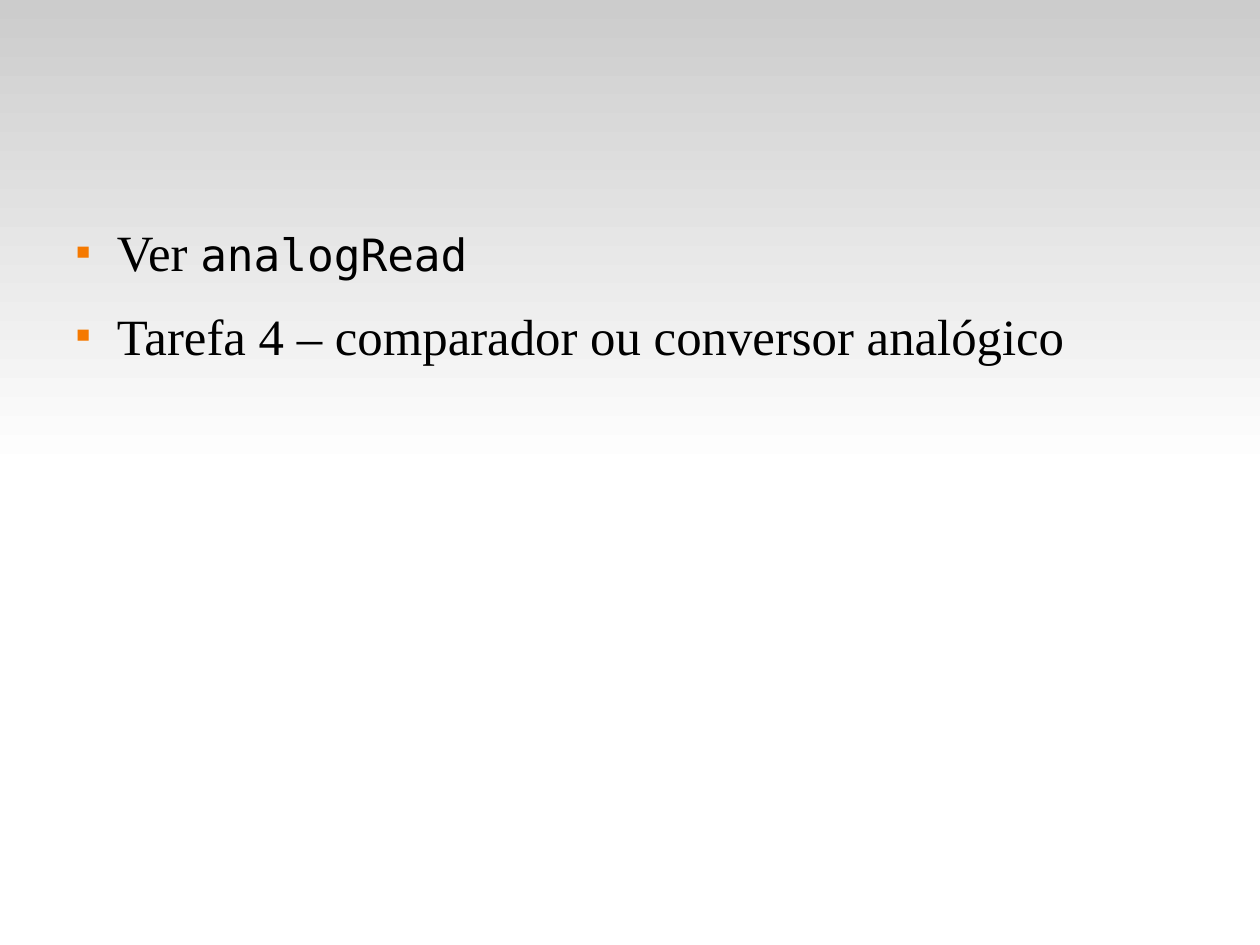
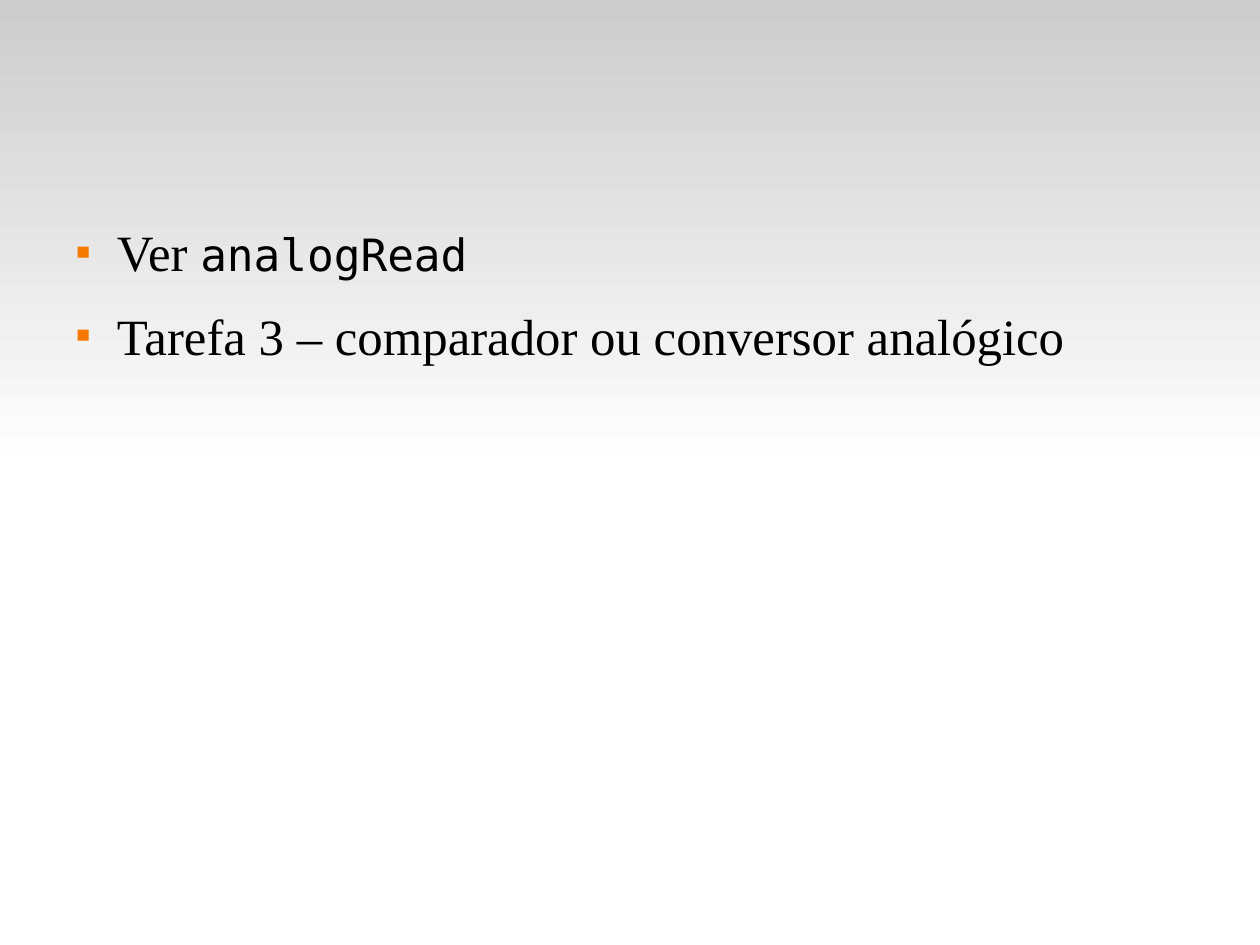
Before and after one commit to fsantanna-uerj/SE, a slide deck: slide 13 of Slides/se-03-adc.odp. Drawn at 1260x945 pixels with LibreOffice and Linux fonts; fonts in the diff are those of the drawing. Boxes give left, top, right and bottom in pixels: in the first picture for what was removed or moved away, otherwise in the second. Text is boxed around its words. In the diff, an @@ line names an element or a change of style, - is before the commit and + after.

```diff
--- a/Slides/se-03-adc.odp
+++ b/Slides/se-03-adc.odp
@@ text at bbox=[117, 319, 1064, 365]: text changed @@
-■ Tarefa 4 – comparador ou conversor analógico
+■ Tarefa 3 – comparador ou conversor analógico
```
Also in this commit, not shown: 3 other files.
